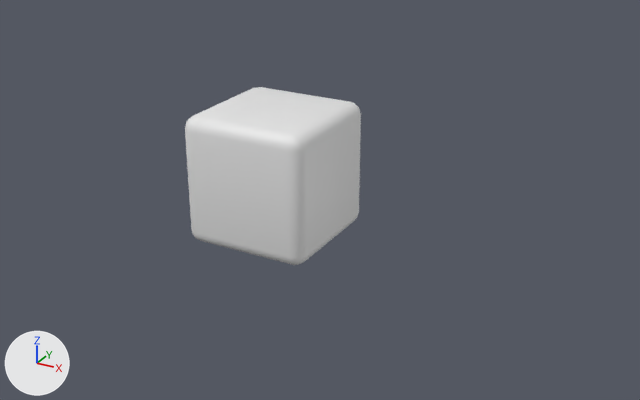
One commit to the Blender file Assets/.Blender/Dice.blend: the scene before it, then after it.
The view is the same before and after, from a camera (50 mm lens) standing at (3.31, -5.32, 2.51) and looking at (0.35, 0.05, -0.18). Every picture has the same lights, and +X, +Y and +Z are marked at lower left. Materials are left out; every surface is plain grey.

The first picture shows 'D6'.
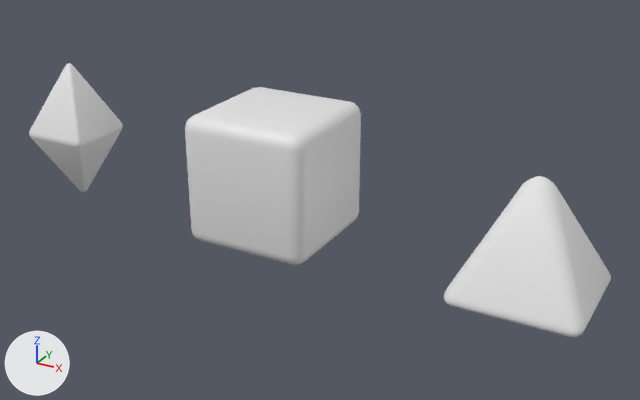
Commit message: add d4 and d8 dice

The change, as a list of edits to the scene's bpy script:
```text
Add me_cube_001:
    me_cube_001.from_pydata(...)  # 150 vertices, 152 faces; spans x -0.286..0.286, y -0.286..0.286, z -0.586..0.586
    me_cube_001.polygons.foreach_set('use_smooth', [True] * 152)
Add me_plane:
    me_plane.from_pydata(...)  # 101 vertices, 101 faces; spans x -0.466..0.466, y -0.466..0.466, z -0.5..0.356
    me_plane.polygons.foreach_set('use_smooth', [True] * 101)
Add ob_d8:
    ob_d8 = bpy.data.objects.new('D8', me_cube_001)
    ob_d8.location = (-2.0, 0.0, 0.0)
Add ob_d4:
    ob_d4 = bpy.data.objects.new('D4', me_plane)
    ob_d4.location = (2.0, 0.0, 0.0)
```

Where the change shows, as pixel boxes (x1, y1, x2, y2) in the pictures (640 x 400 px):
'D4', added: after (444, 176, 611, 337)
'D8', added: after (29, 63, 123, 192)
